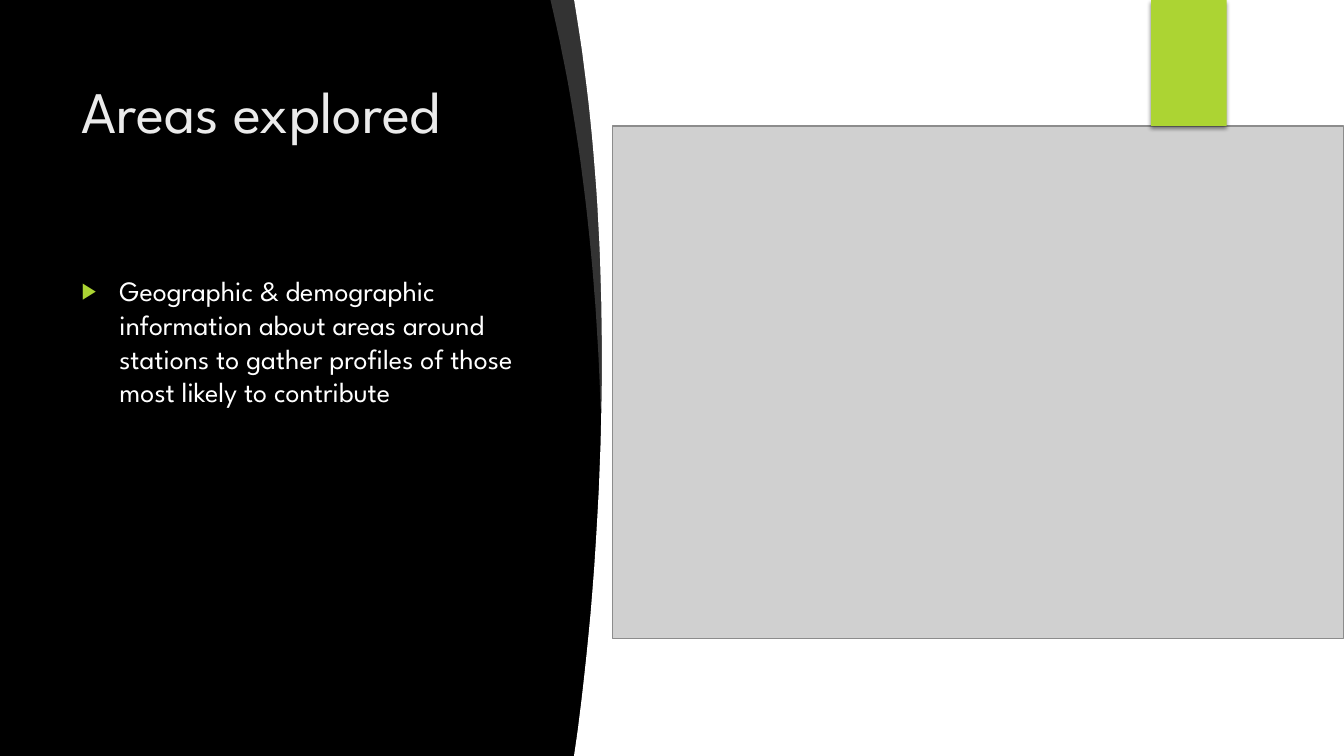
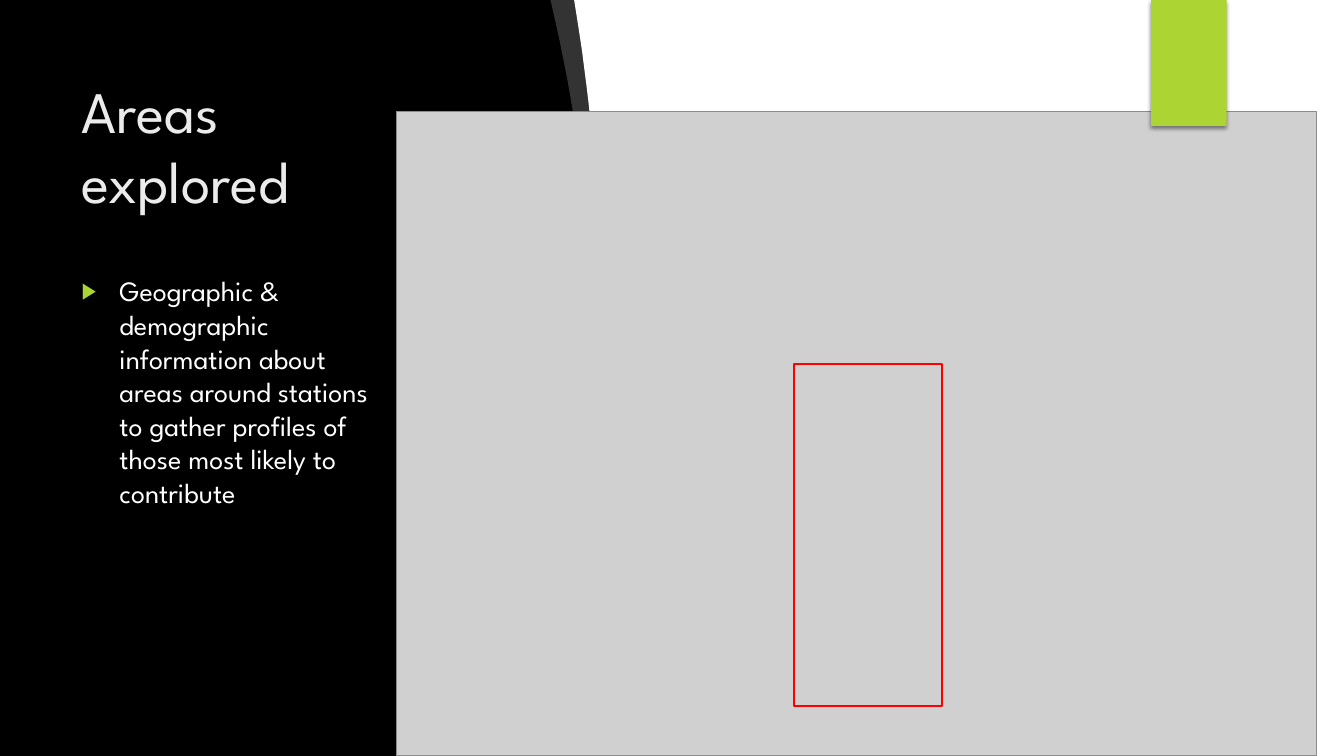
Before and after one commit to JNYH/projectbenson, a slide deck: slide 9 of OptimizeStreetTeamDeployment.pptx (slide 7 before the commit). Drawn at 1344x756 pixels with LibreOffice and Linux fonts; fonts in the diff are those of the drawing; grey boxes stand for pictures; background and template pictures are left out. Boxes give left, top, right and bottom in pixels: in the first picture for what was removed or moved away, otherwise in the second. Text is boxed around its words. In the diff, an @@ line names an element or a change of style, - is before the commit and + after.

```diff
--- a/OptimizeStreetTeamDeployment.pptx
+++ b/OptimizeStreetTeamDeployment.pptx
@@ title "Areas explored" rewrapped from (82,92,440,146) to (82,94,289,216) @@
@@ picture: place and size @@
-picture at (612,126,1344,638)
+picture at (397,112,1318,756)
@@ text "Geographic & demographic information about ..." rewrapped from (119,281,512,408) to (119,281,368,504) @@
@@ rectangle added at (795,364,943,706), outline #FF0000 1.5 pt @@
```
Also in this commit, not shown: 8 other slides changed, 2 slides added, 1 slide removed.
